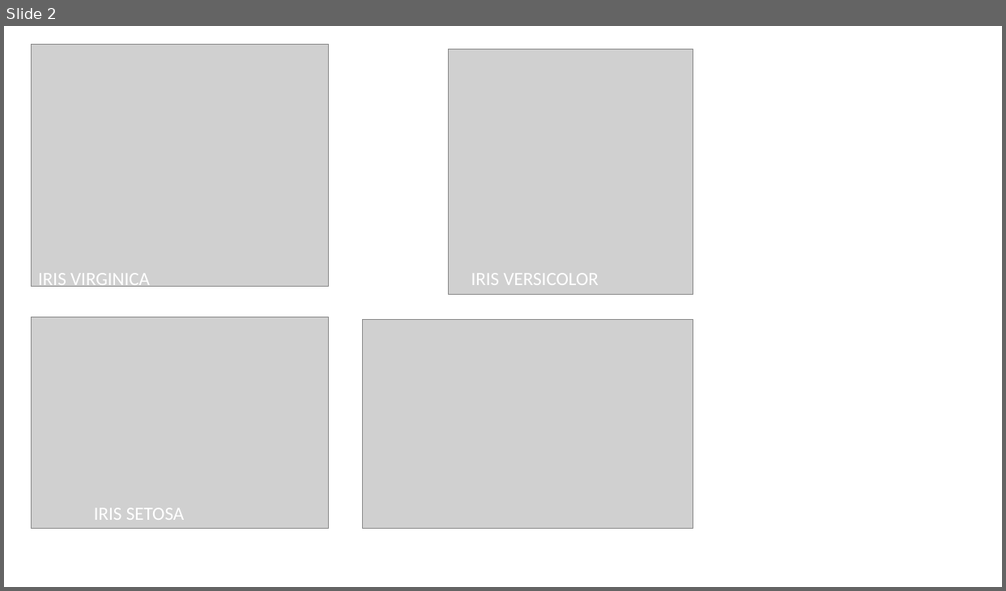
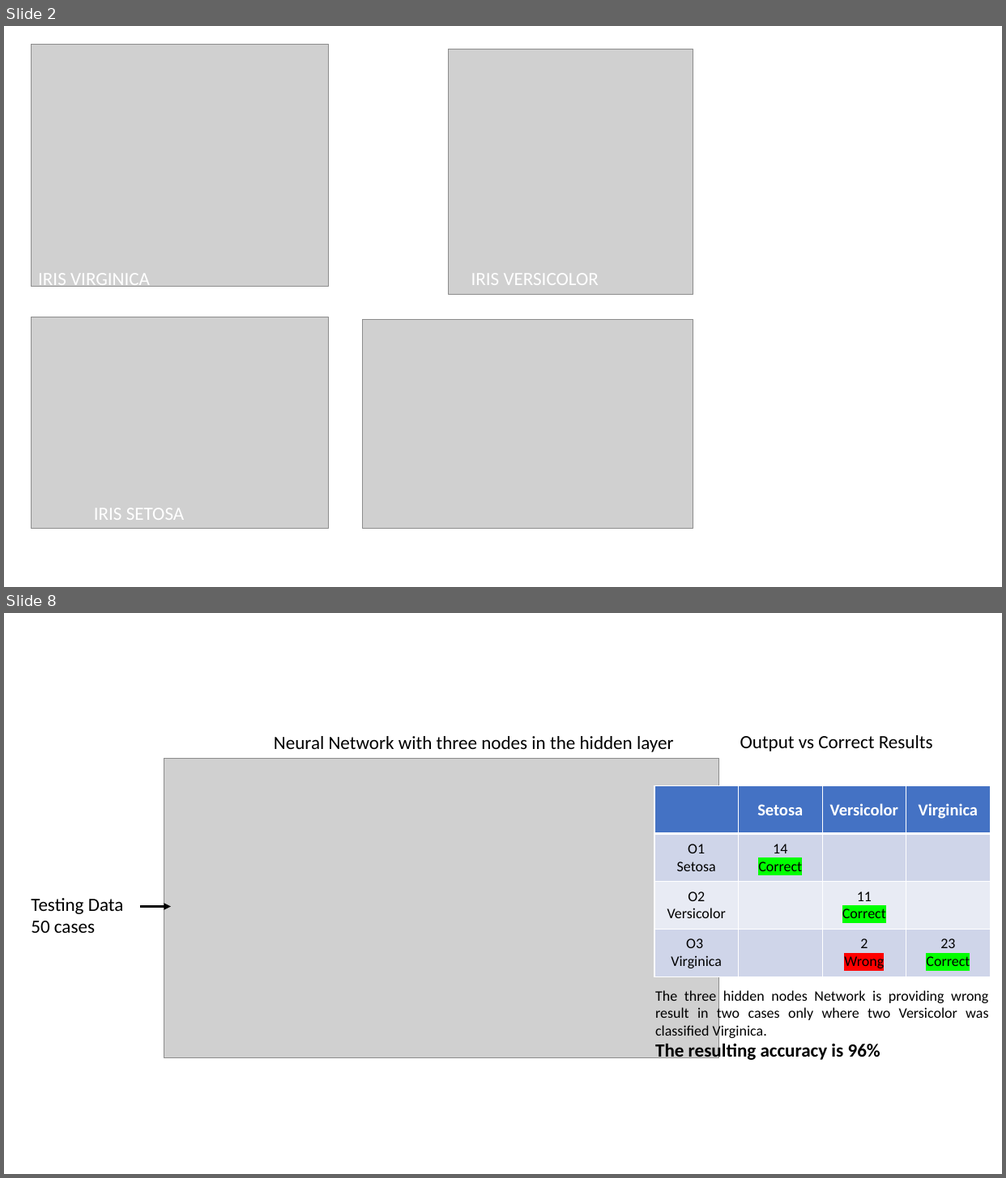
Before and after one commit to lucavignali/NeuralNetwork, a slide deck: Nuovo Presentazione di Microsoft PowerPoint.pptx. Shown one above the other, each under a label of ours: slide 2 before the commit, slides 2 and 8 after it; the slides between them are not shown. The pictures are 1006x591 and 1006x1178 pixels, drawn with LibreOffice and Linux fonts; fonts in the diff are those of the drawing; grey boxes stand for pictures. Boxes give left, top, right and bottom in pixels: in the first picture for what was removed or moved away, otherwise in the second. Text is boxed around its words. In the diff, an @@ line names an element or a change of style, - is before the commit and + after.

```diff
--- a/Nuovo Presentazione di Microsoft PowerPoint.pptx
+++ b/Nuovo Presentazione di Microsoft PowerPoint.pptx
@@ slide 8 added at (4, 613, 1002, 1174), background #FFFFFF @@
@@ picture added at (164, 758, 719, 1059) @@
@@ text added at (274, 736, 674, 752), 18 pt, text #000000 @@
+Neural Network with three nodes in the hidden layer
@@ text added at (740, 735, 933, 752), 18 pt, text #000000 @@
+Output vs Correct Results
@@ table added at (654, 786, 990, 977), 4 rows, 4 columns @@
+ | Setosa | Versicolor | Virginica
+O1 / Setosa | 14 / Correct |  | 
+O2 Versicolor |  | 11 / Correct | 
+O3 Virginica |  | 2 / Wrong | 23 / Correct
@@ text added at (31, 898, 124, 933), 18 pt, text #000000 @@
+Testing Data
+50 cases
@@ arrow added from (140, 906) to (171, 906), #000000 2.25 pt @@
@@ text added at (655, 990, 988, 1063), 14 pt, text #000000 @@
+The three hidden nodes Network is providing wrong result in two cases only where two Versicolor was classified Virginica.
+The resulting accuracy is 96%
```
Also in this commit, not shown: 2 slides changed, 4 other slides added, 10 other files.
